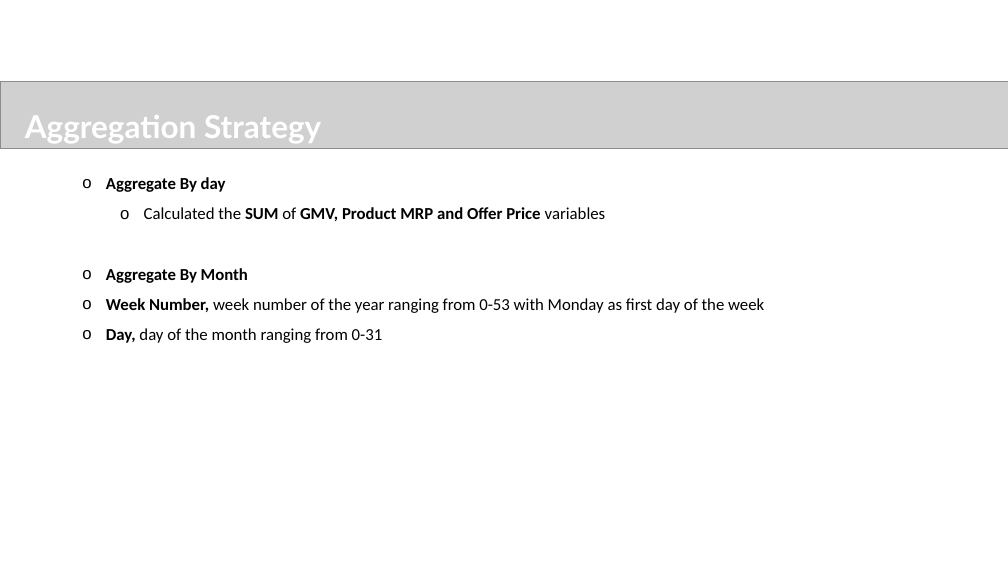
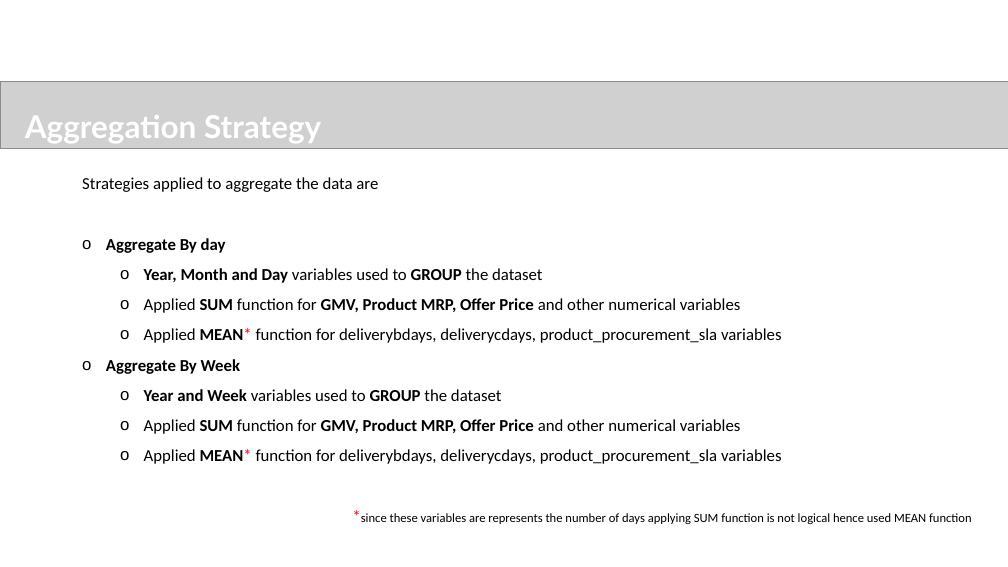
Before and after one commit to sureshballa/data-science-projects, a slide deck: slide 15 of Capstone Project/Ecommerce_Capstone_Project.pptx (slide 17 before the commit). Drawn at 1008x567 pixels with LibreOffice and Linux fonts; fonts in the diff are those of the drawing; grey boxes stand for pictures; background and template pictures are left out. Boxes give left, top, right and bottom in pixels: in the first picture for what was removed or moved away, otherwise in the second. Text is boxed around its words. In the diff, an @@ line names an element or a change of style, - is before the commit and + after.

Commit message:
PPT draft

```diff
--- a/Capstone Project/Ecommerce_Capstone_Project.pptx
+++ b/Capstone Project/Ecommerce_Capstone_Project.pptx
@@ text at (82, 177, 378, 192): paragraph added @@
+Strategies applied to aggregate the data are
@@ text at (106, 268, 972, 524): text changed @@
-  o Calculated the SUM of GMV, Product MRP and Offer Price variables
-o Aggregate By Month
-o Week Number, week number of the year ranging from 0-53 with Monday as first day of the week
-o Day, day of the month ranging from 0-31
+  o Year, Month and Day variables used to GROUP the dataset
+  o Applied SUM function for GMV, Product MRP, Offer Price and other numerical variables
+  o Applied MEAN* function for deliverybdays, deliverycdays, product_procurement_sla variables
+o Aggregate By Week
+  o Year and Week variables used to GROUP the dataset
+  o Applied SUM function for GMV, Product MRP, Offer Price and other numerical variables
+  o Applied MEAN* function for deliverybdays, deliverycdays, product_procurement_sla variables
+    *since these variables are represents the number of days applying SUM function is not logical hence used MEAN function
```
Also in this commit, not shown: 9 other slides changed, 6 slides added, 2 slides removed.
